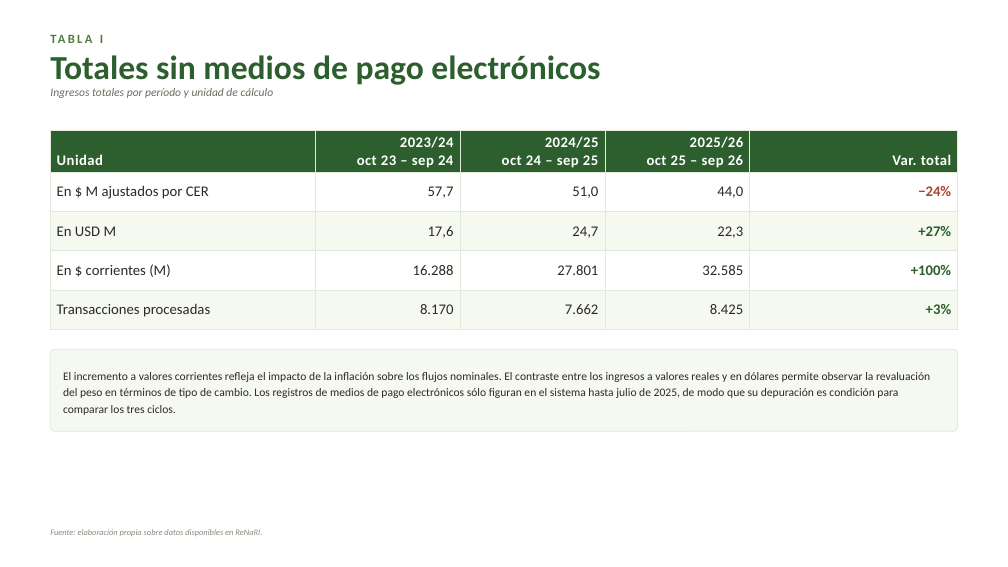
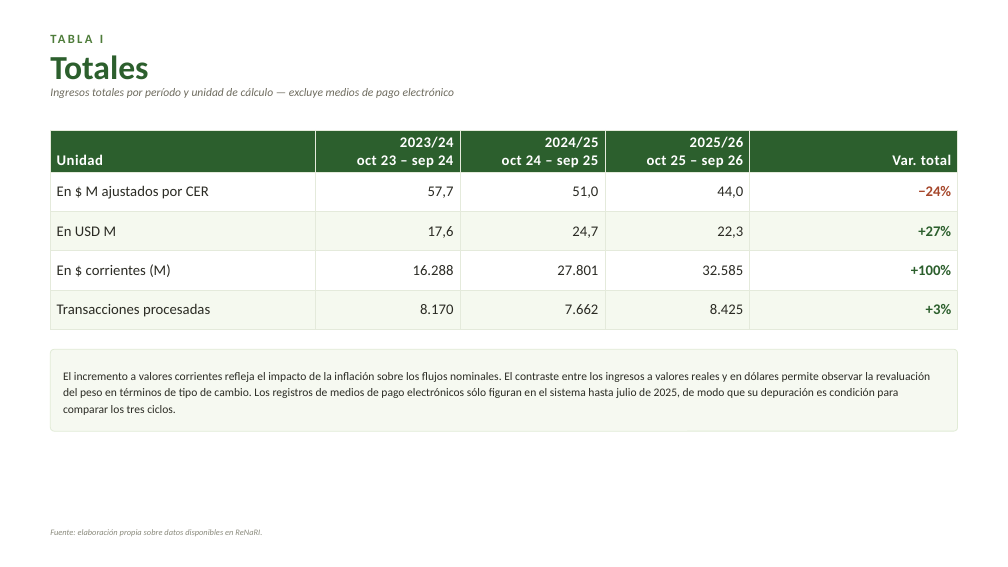
Before and after one commit to FFA-Argentina/ingresos-APN, a slide deck: slide 4 of Informe_Cobranzas_trienal_sep26.pptx. Drawn at 1008x567 pixels with LibreOffice and Linux fonts; fonts in the diff are those of the drawing. Boxes give left, top, right and bottom in pixels: in the first picture for what was removed or moved away, otherwise in the second. Text is boxed around its words. In the diff, an @@ line names an element or a change of style, - is before the commit and + after.

```diff
--- a/Informe_Cobranzas_trienal_sep26.pptx
+++ b/Informe_Cobranzas_trienal_sep26.pptx
@@ text at bbox=[50, 55, 148, 80]: text changed @@
-Totales sin medios de pago electrónicos
+Totales
@@ text at bbox=[50, 88, 454, 98]: text changed @@
-Ingresos totales por período y unidad de cálculo
+Ingresos totales por período y unidad de cálculo — excluye medios de pago electrónico
```
Also in this commit, not shown: 3 other slides changed, 4 other files.
